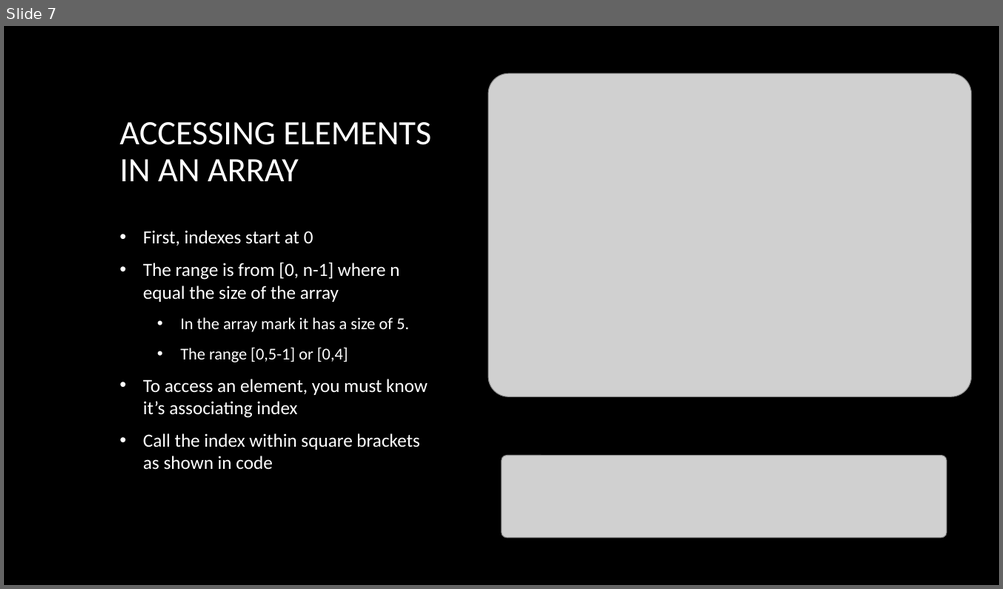
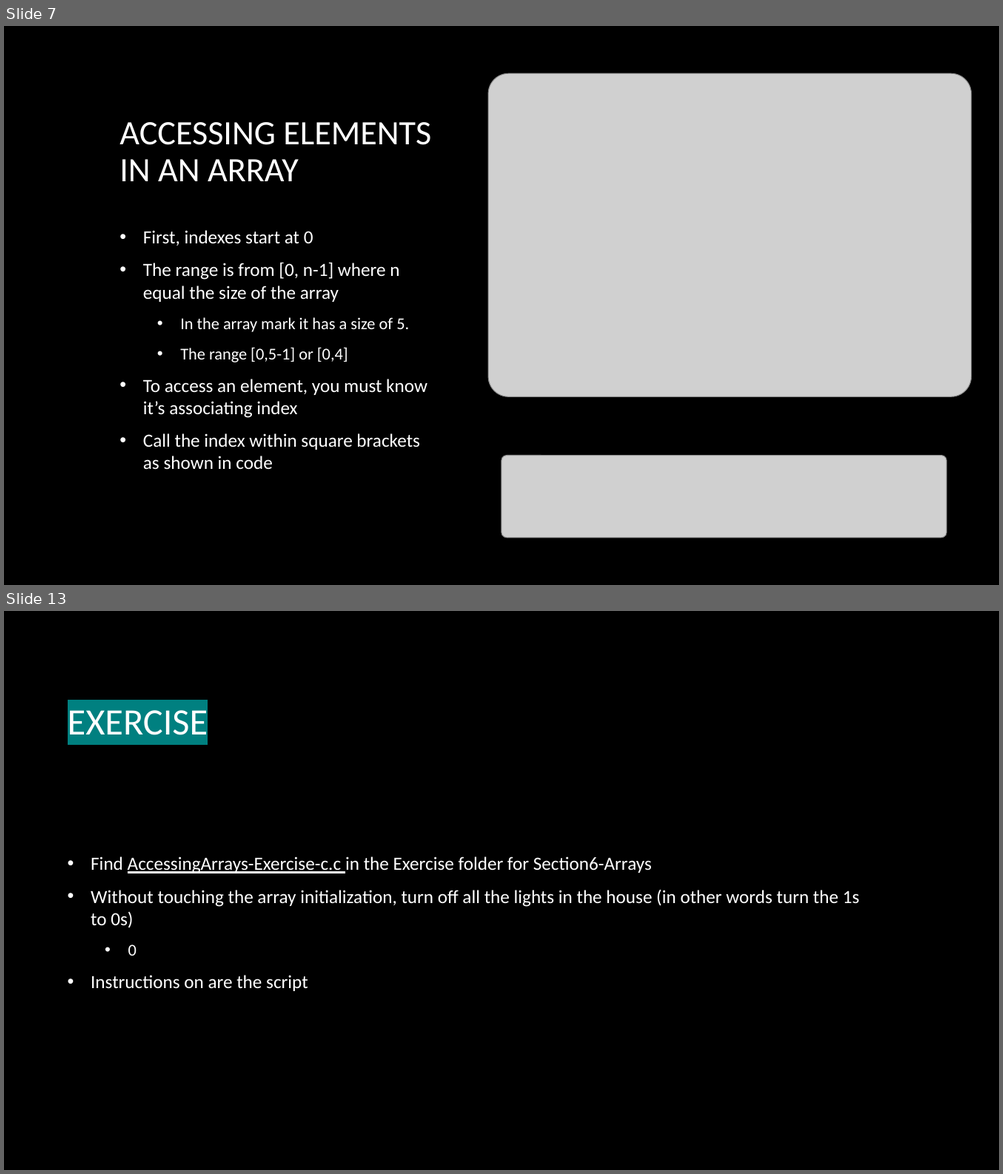
Before and after one commit to fopineda/C-Class, a slide deck: C-Course/Slides/Section6-Arrays.pptx. Shown one above the other, each under a label of ours: slide 7 before the commit, slides 7 and 13 after it; the slides between them are not shown. The pictures are 1003x589 and 1003x1174 pixels, drawn with LibreOffice and Linux fonts; fonts in the diff are those of the drawing; grey boxes stand for pictures; background and template pictures are left out. Boxes give left, top, right and bottom in pixels: in the first picture for what was removed or moved away, otherwise in the second. Text is boxed around its words. In the diff, an @@ line names an element or a change of style, - is before the commit and + after.

Commit message:
Finished Section6-Arrays

```diff
--- a/C-Course/Slides/Section6-Arrays.pptx
+++ b/C-Course/Slides/Section6-Arrays.pptx
@@ slide 13 added at (x1=4, y1=611, x2=999, y2=1170), background picture (left out) @@
@@ title added at (x1=68, y1=704, x2=208, y2=743), 36 pt, text #FFFFFF @@
+EXERCISE
@@ text added at (x1=91, y1=857, x2=859, y2=991), 18 pt, text #FFFFFF @@
+• Find AccessingArrays-Exercise-c.c in the Exercise folder for Section6-Arrays
+• Without touching the array initialization, turn off all the lights in the house (in other words turn the 1s to 0s)
+  • 0
+• Instructions on are the script
```
Also in this commit, not shown: 5 slides changed, 5 other slides added, 2 slides removed, 13 other files.
